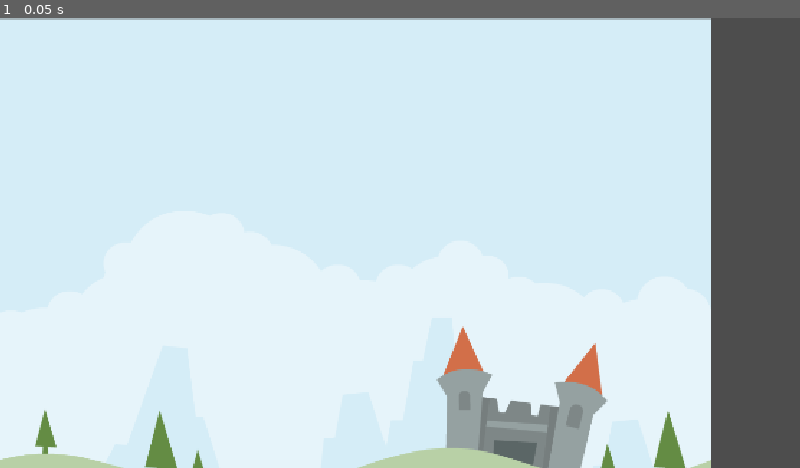
Above: before the commit, frame 1.
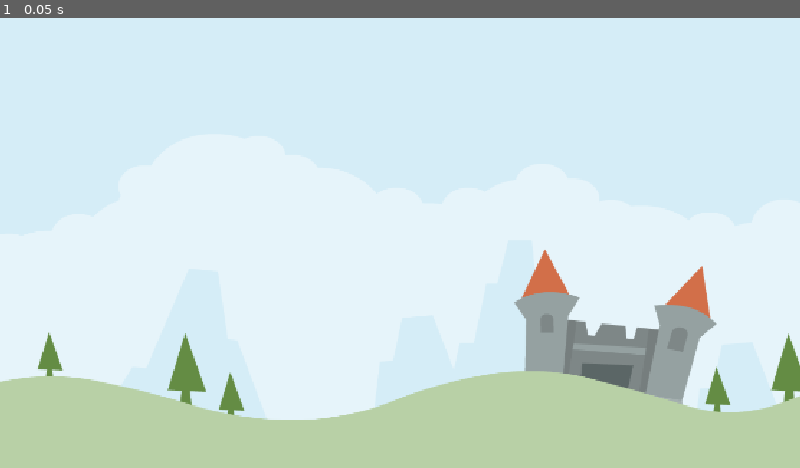
Above: after the commit, the same moment.

Repository: CouchN1nja201/godot-learning-angry-animals
Game: Godot game, scene res://Scenes/LevelBase/LevelBase.tscn
The game is run twice, just before and just after one commit, with the same random seed, the same clock (stepped at 60 frames per second) and the same inputs. The project has no main scene, so this scene is started directly.
Inputs:
- Up to frame 1 (0.05 s): no input

The runs differ from the first frame. In frame 1, 30% of the frame differs, in the area x 0-100%, y 0-100%.

Commit message:
Created physics test environment

Diff:
--- a/Scenes/LevelBase/LevelBase.tscn
+++ b/Scenes/LevelBase/LevelBase.tscn
@@ -5,5 +5,7 @@
 [node name="LevelBase" type="Node2D"]
 
 [node name="Sprite2D" type="Sprite2D" parent="."]
+position = Vector2(-6, -111)
+scale = Vector2(1.18652, 1)
 texture = ExtResource("1_5ufo3")
 centered = false
--- a/Scenes/Main/Main.tscn
+++ b/Scenes/Main/Main.tscn
@@ -10,6 +10,11 @@
 grow_horizontal = 2
 grow_vertical = 2
 
-[node name="Sprite2D" type="Sprite2D" parent="."]
+[node name="TextureRect" type="TextureRect" parent="."]
+layout_mode = 1
+anchors_preset = 15
+anchor_right = 1.0
+anchor_bottom = 1.0
+grow_horizontal = 2
+grow_vertical = 2
 texture = ExtResource("1_p8rbg")
-centered = false
--- /dev/null
+++ b/Scenes/Test/Birb1.gd
@@ -0,0 +1,26 @@
+extends RigidBody2D
+
+
+@onready var label: Label = $Label
+@onready var timer: Timer = $Timer
+
+
+
+func _process(delta: float) -> void:
+	label.text = "FZ: %s CC: %d\nSL: %s" % [
+		freeze, get_contact_count(), sleeping
+	]
+
+
+func _on_sleeping_state_changed() -> void:
+	print("_on_sleeping_state_changed")
+
+
+func _on_timer_timeout() -> void:
+	freeze = false
+
+
+func _on_input_event(viewport: Node, event: InputEvent, shape_idx: int) -> void:
+	if event is InputEventMouseMotion:
+		if event.button_mask == 1:
+			position = get_global_mouse_position()
--- /dev/null
+++ b/Scenes/Test/Test.tscn
@@ -0,0 +1,148 @@
+[gd_scene load_steps=11 format=3 uid="uid://dw7k2xmhmwus5"]
+
+[ext_resource type="Texture2D" uid="uid://cbnbrufeexpai" path="res://assets/env/elementStone025.png" id="1_dr6pc"]
+[ext_resource type="Script" uid="uid://cfsd1blyqg1ls" path="res://Scenes/Test/Birb1.gd" id="2_kptja"]
+[ext_resource type="Texture2D" uid="uid://37yjrk1857gx" path="res://assets/player/parrot.png" id="2_wjuvt"]
+[ext_resource type="Texture2D" uid="uid://q1c0fd6w5a8b" path="res://assets/env/elementWood015.png" id="3_1h1h0"]
+
+[sub_resource type="RectangleShape2D" id="RectangleShape2D_wjuvt"]
+size = Vector2(23.5, 711.75)
+
+[sub_resource type="RectangleShape2D" id="RectangleShape2D_1h1h0"]
+size = Vector2(20, 1151)
+
+[sub_resource type="CircleShape2D" id="CircleShape2D_kptja"]
+radius = 33.0151
+
+[sub_resource type="RectangleShape2D" id="RectangleShape2D_kptja"]
+size = Vector2(513, 14)
+
+[sub_resource type="RectangleShape2D" id="RectangleShape2D_43i24"]
+size = Vector2(26, 47)
+
+[sub_resource type="CircleShape2D" id="CircleShape2D_43i24"]
+radius = 32.1403
+
+[node name="Test" type="Node2D"]
+
+[node name="StaticBody2D" type="StaticBody2D" parent="."]
+
+[node name="Sprite2D" type="Sprite2D" parent="StaticBody2D"]
+position = Vector2(1.19209e-07, -2)
+scale = Vector2(0.3, 2.95)
+texture = ExtResource("1_dr6pc")
+centered = false
+
+[node name="CollisionShape2D" type="CollisionShape2D" parent="StaticBody2D"]
+position = Vector2(10.5, 316.5)
+shape = SubResource("RectangleShape2D_wjuvt")
+
+[node name="StaticBody2D2" type="StaticBody2D" parent="."]
+
+[node name="Sprite2D" type="Sprite2D" parent="StaticBody2D2"]
+position = Vector2(1131, -1)
+scale = Vector2(0.3, 2.95)
+texture = ExtResource("1_dr6pc")
+centered = false
+
+[node name="CollisionShape2D" type="CollisionShape2D" parent="StaticBody2D2"]
+position = Vector2(1141.25, 317.5)
+shape = SubResource("RectangleShape2D_wjuvt")
+
+[node name="StaticBody2D3" type="StaticBody2D" parent="."]
+
+[node name="Sprite2D" type="Sprite2D" parent="StaticBody2D3"]
+position = Vector2(1155.03, 628)
+rotation = 1.5708
+scale = Vector2(0.3, 5.26377)
+texture = ExtResource("1_dr6pc")
+centered = false
+
+[node name="CollisionShape2D" type="CollisionShape2D" parent="StaticBody2D3"]
+position = Vector2(574.5, 638)
+rotation = 1.5708
+shape = SubResource("RectangleShape2D_1h1h0")
+
+[node name="Birb1" type="RigidBody2D" parent="."]
+position = Vector2(485, 189)
+input_pickable = true
+freeze = true
+contact_monitor = true
+max_contacts_reported = 2
+script = ExtResource("2_kptja")
+
+[node name="Sprite2D" type="Sprite2D" parent="Birb1"]
+scale = Vector2(0.25, 0.25)
+texture = ExtResource("2_wjuvt")
+
+[node name="CollisionShape2D" type="CollisionShape2D" parent="Birb1"]
+shape = SubResource("CircleShape2D_kptja")
+
+[node name="Label" type="Label" parent="Birb1"]
+offset_left = -31.0
+offset_top = -114.0
+offset_right = 24.0
+offset_bottom = -43.0
+theme_override_font_sizes/font_size = 24
+text = "0000
+0000"
+
+[node name="Timer" type="Timer" parent="Birb1"]
+wait_time = 2.0
+one_shot = true
+autostart = true
+
+[node name="Birb2" type="RigidBody2D" parent="."]
+position = Vector2(145, 150)
+
+[node name="Sprite2D" type="Sprite2D" parent="Birb2"]
+scale = Vector2(0.25, 0.25)
+texture = ExtResource("2_wjuvt")
+
+[node name="CollisionShape2D" type="CollisionShape2D" parent="Birb2"]
+shape = SubResource("CircleShape2D_kptja")
+
+[node name="Birb3" type="RigidBody2D" parent="."]
+position = Vector2(821, 502)
+
+[node name="Sprite2D" type="Sprite2D" parent="Birb3"]
+scale = Vector2(0.25, 0.25)
+texture = ExtResource("2_wjuvt")
+
+[node name="CollisionShape2D" type="CollisionShape2D" parent="Birb3"]
+shape = SubResource("CircleShape2D_kptja")
+
+[node name="Plank" type="RigidBody2D" parent="."]
+position = Vector2(399, 577)
+
+[node name="Sprite2D" type="Sprite2D" parent="Plank"]
+position = Vector2(279, -29)
+scale = Vector2(2.34545, 0.214286)
+texture = ExtResource("3_1h1h0")
+
+[node name="Sprite2D2" type="Sprite2D" parent="Plank"]
+position = Vector2(524, -65.75)
+scale = Vector2(0.118182, 0.678572)
+texture = ExtResource("3_1h1h0")
+
+[node name="CollisionShape2D" type="CollisionShape2D" parent="Plank"]
+position = Vector2(280.5, -29)
+shape = SubResource("RectangleShape2D_kptja")
+
+[node name="CollisionShape2D2" type="CollisionShape2D" parent="Plank"]
+position = Vector2(524, -65.5)
+shape = SubResource("RectangleShape2D_43i24")
+
+[node name="Pivot" type="RigidBody2D" parent="."]
+position = Vector2(664, 596)
+
+[node name="Sprite2D" type="Sprite2D" parent="Pivot"]
+scale = Vector2(0.25, 0.25)
+texture = ExtResource("2_wjuvt")
+
+[node name="CollisionShape2D" type="CollisionShape2D" parent="Pivot"]
+shape = SubResource("CircleShape2D_43i24")
+
+[connection signal="input_event" from="Birb1" to="Birb1" method="_on_input_event"]
+[connection signal="sleeping_state_changed" from="Birb1" to="Birb1" method="_on_sleeping_state_changed"]
+[connection signal="timeout" from="Birb1/Timer" to="Birb1" method="_on_timer_timeout"]
--- a/project.godot
+++ b/project.godot
@@ -21,6 +21,7 @@
 [editor]
 
 naming/scene_name_casing=1
+naming/script_name_casing=1
 
 [rendering]
 
Not shown, added: Scenes/Test/Birb1.gd.uid
